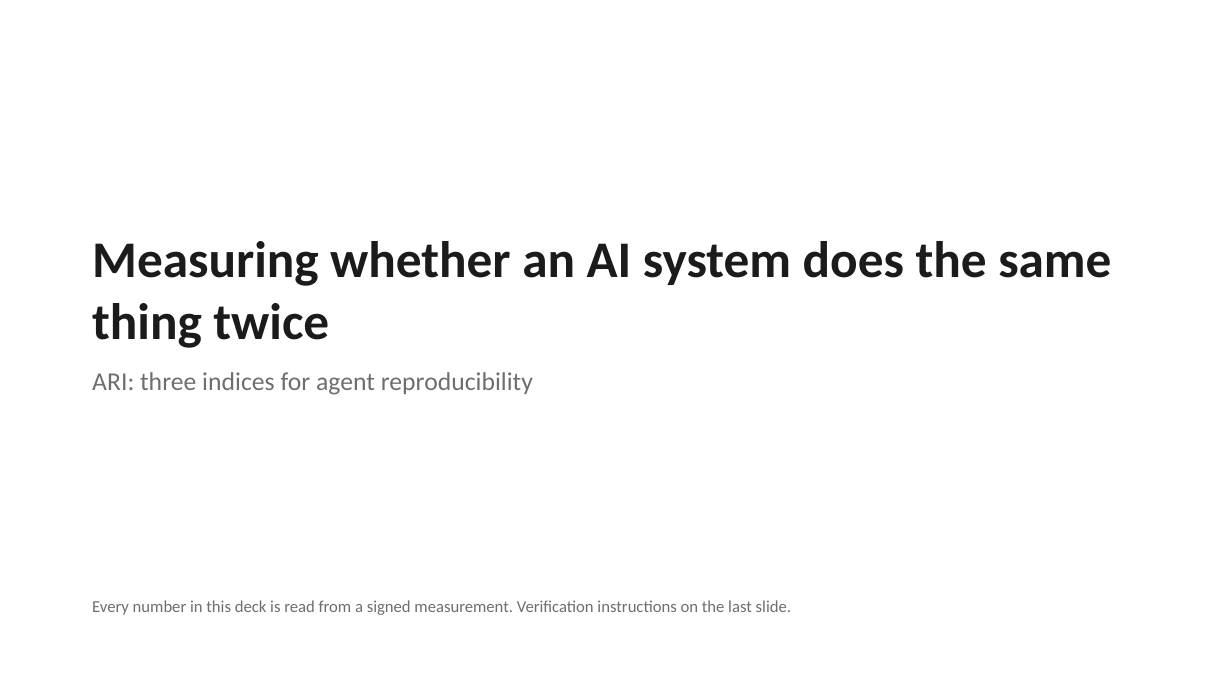
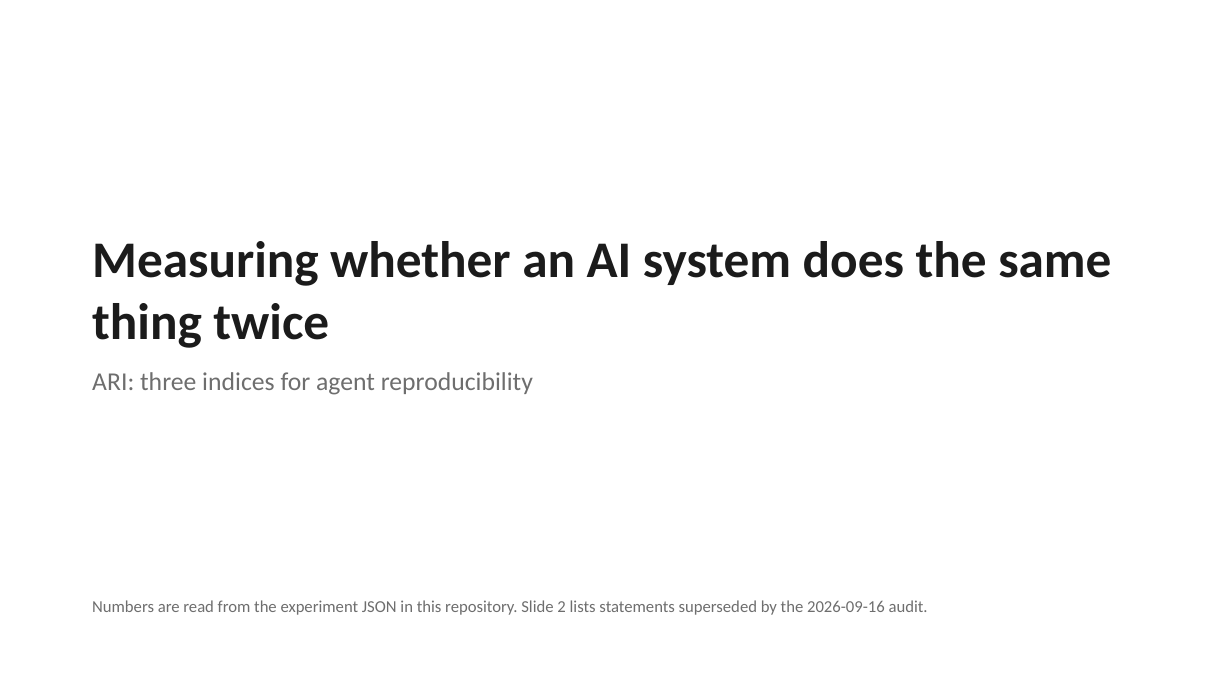
Before and after one commit to The-SEMQ-Group/semq-ari-benchmark, a slide deck: slide 1 of docs/deck/ari-overview.pptx. Drawn at 1232x693 pixels with LibreOffice and Linux fonts; fonts in the diff are those of the drawing. Boxes give left, top, right and bottom in pixels: in the first picture for what was removed or moved away, otherwise in the second. Text is boxed around its words. In the diff, an @@ line names an element or a change of style, - is before the commit and + after.

Commit message:
Release pass: retire superseded claims, add release checklist, manifest and claim index
Squashed onto main after two rebases left conflict markers in the
changelog history. Content as reviewed in PR #32: retired-claims sweep
of decks and docs, RELEASE.md checklist, release_manifest.py with a
committed manifest for this commit, CLAIM_TO_EVIDENCE.md, and a tracked
copy of the repository audit.

```diff
--- a/docs/deck/ari-overview.pptx
+++ b/docs/deck/ari-overview.pptx
@@ text at <box>92,600,928,615</box>: text changed @@
-Every number in this deck is read from a signed measurement. Verification instructions on the last slide.
+Numbers are read from the experiment JSON in this repository. Slide 2 lists statements superseded by the 2026-09-16 audit.
```
Also in this commit, not shown: 6 other slides changed, 1 slide added, 30 other files.
